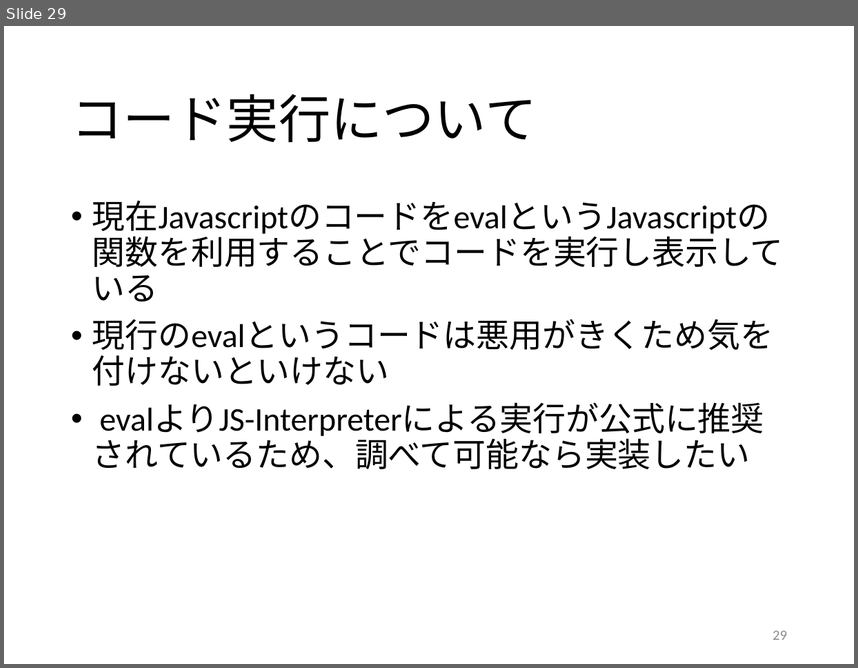
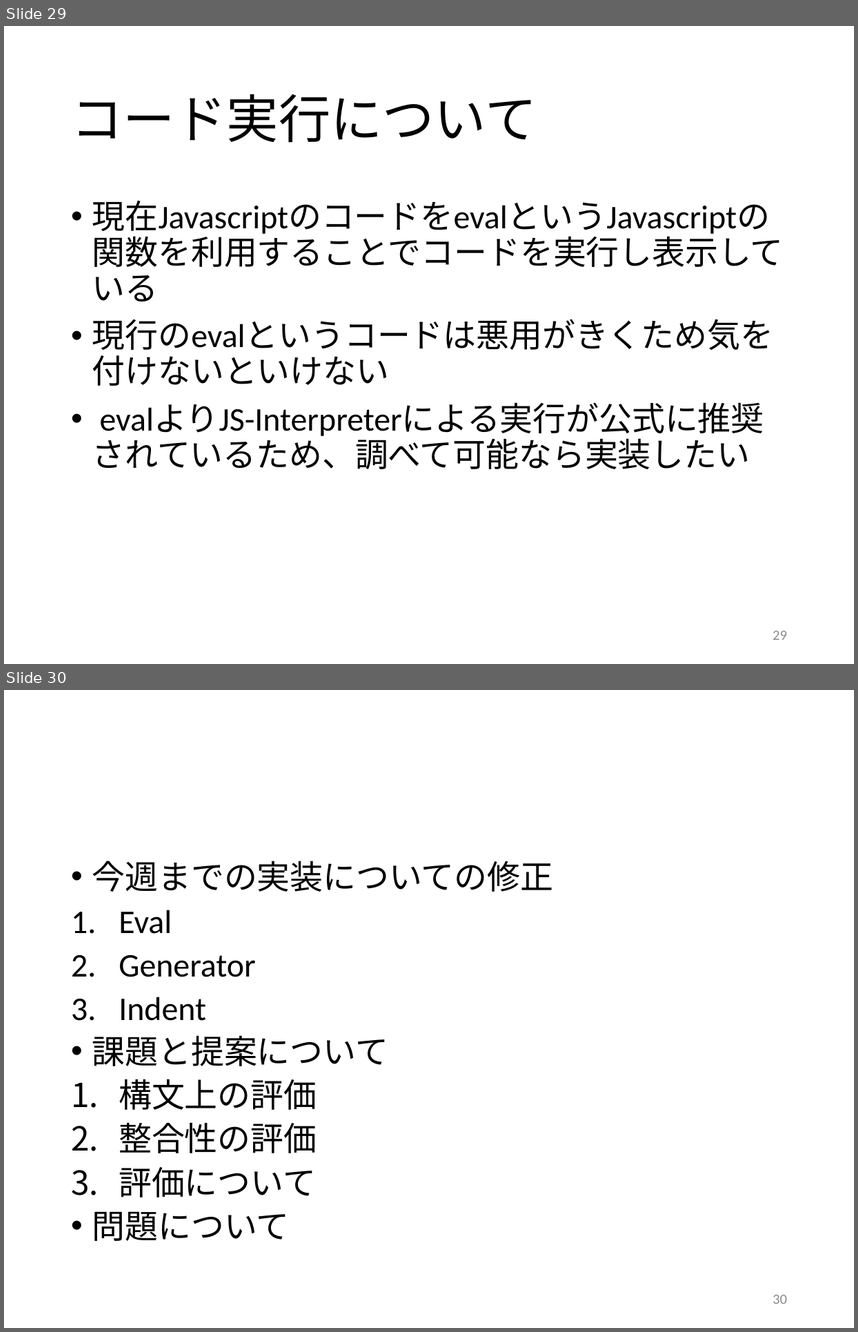
Before and after one commit to kait-takanolab/1821121-shimaoka-thesis, a slide deck: 1821121_shimaoka_sotsuken.pptx. Shown one above the other, each under a label of ours: slide 29 before the commit, slides 29 and 30 after it. The pictures are 858x668 and 858x1332 pixels, drawn with LibreOffice and Linux fonts; fonts in the diff are those of the drawing. Boxes give left, top, right and bottom in pixels: in the first picture for what was removed or moved away, otherwise in the second. Text is boxed around its words. In the diff, an @@ line names an element or a change of style, - is before the commit and + after.

```diff
--- a/1821121_shimaoka_sotsuken.pptx
+++ b/1821121_shimaoka_sotsuken.pptx
@@ slide 30 added at (4,690,854,1328), background #FFFFFF @@
@@ text added at (92,860,553,1241), 28 pt, text #000000 @@
+• 今週までの実装についての修正
+1. Eval
+2. Generator
+3. Indent
+• 課題と提案について
+1. 構文上の評価
+2. 整合性の評価
+3. 評価について
+• 問題について
@@ page number added at (773,1294,787,1303), 12 pt, text #8C8C8C @@
+30
```
Also in this commit, not shown: 2 slides changed, 8 other slides added.
